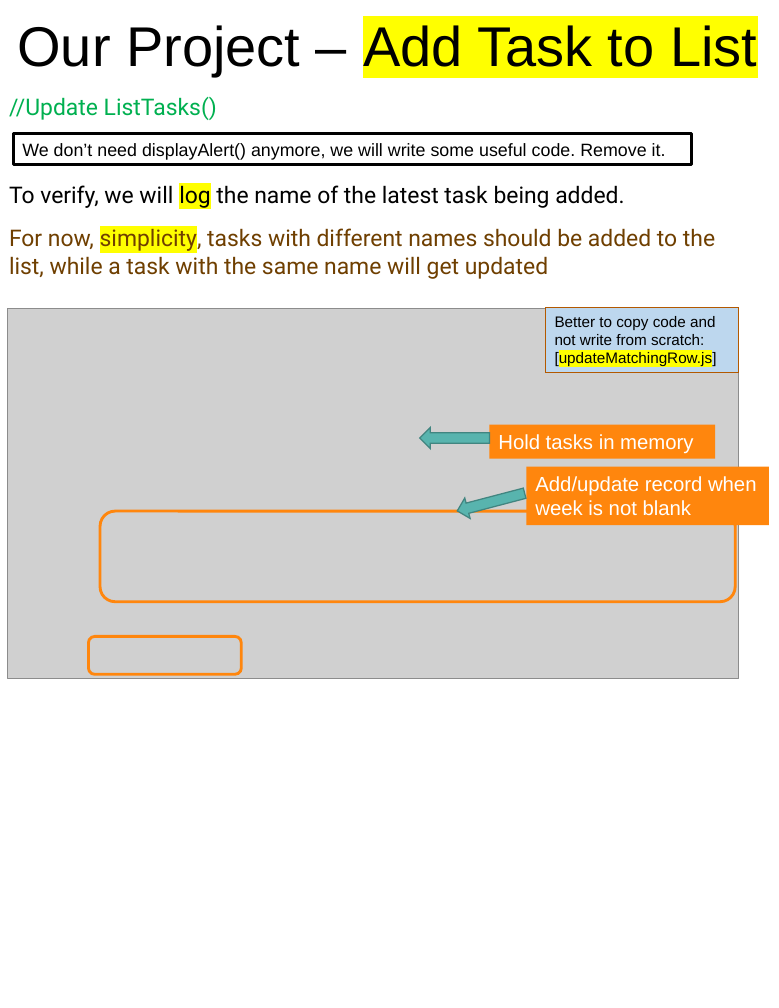
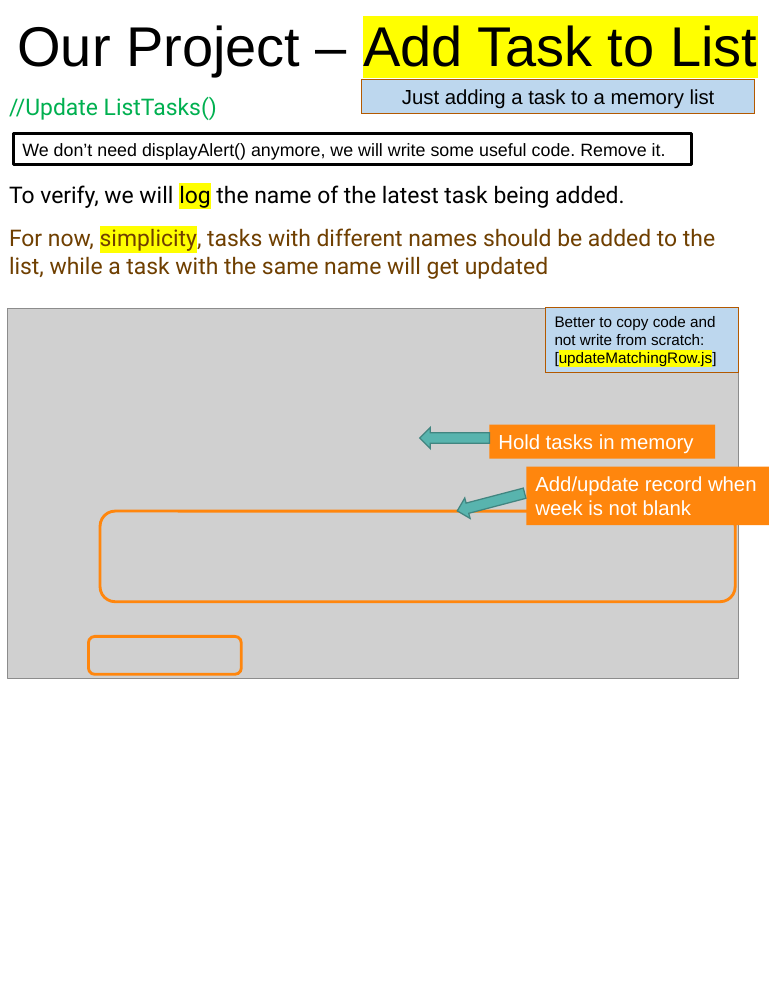
Before and after one commit to scorpion0511/mytracker, a slide deck: slide 59 of doc/React.pptx (slide 58 before the commit). Drawn at 779x1008 pixels with LibreOffice and Linux fonts; fonts in the diff are those of the drawing; grey boxes stand for pictures. Boxes give left, top, right and bottom in pixels: in the first picture for what was removed or moved away, otherwise in the second. Text is boxed around its words. In the diff, an @@ line names an element or a change of style, - is before the commit and + after.

```diff
--- a/doc/React.pptx
+++ b/doc/React.pptx
@@ rectangle added at (362, 79, 754, 113), fill #BDD7EE, outline #B35900 0.75 pt, 16 pt, text #000000 @@
+Just adding a task to a memory list
```
Also in this commit, not shown: 10 other slides changed, 1 slide added.
